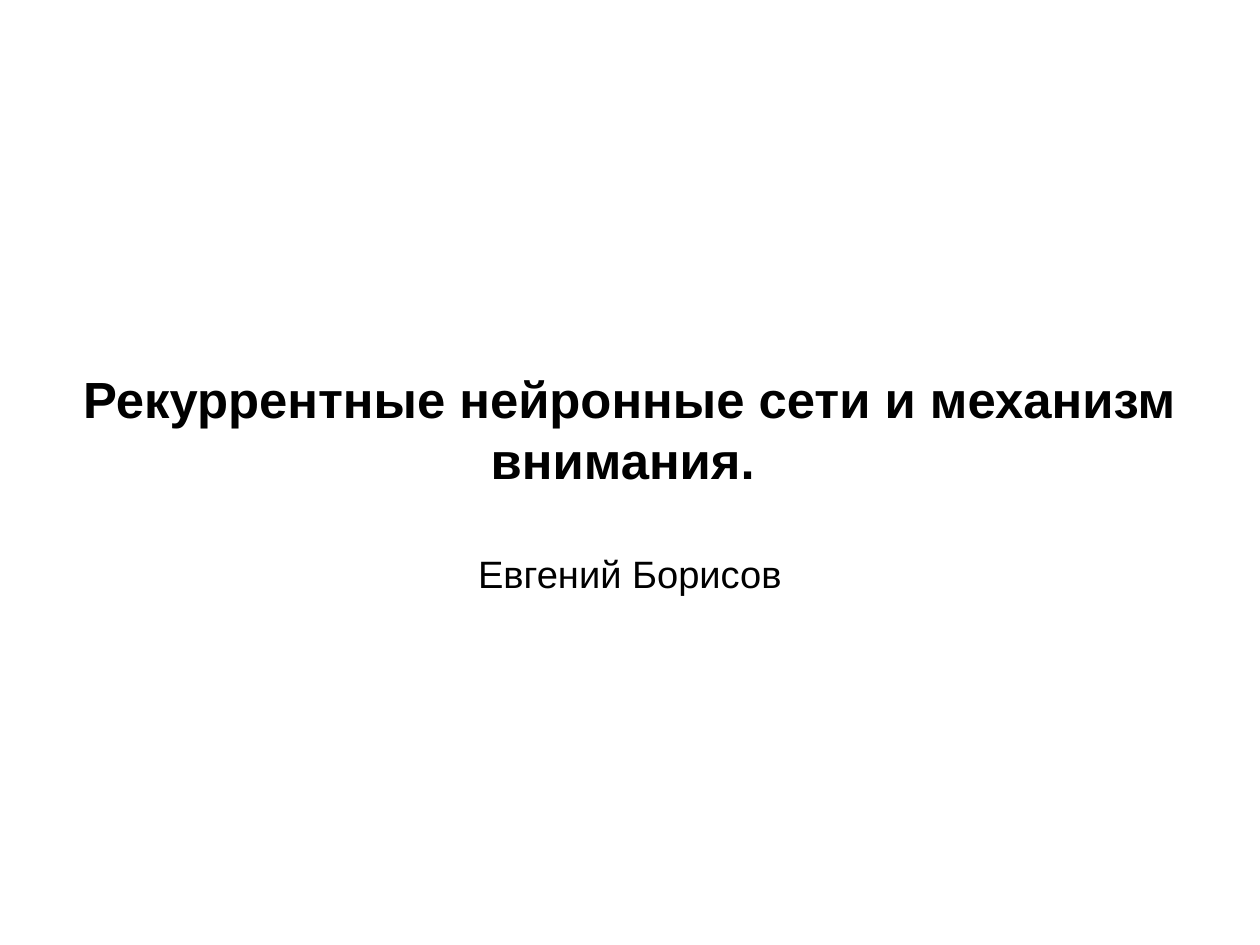
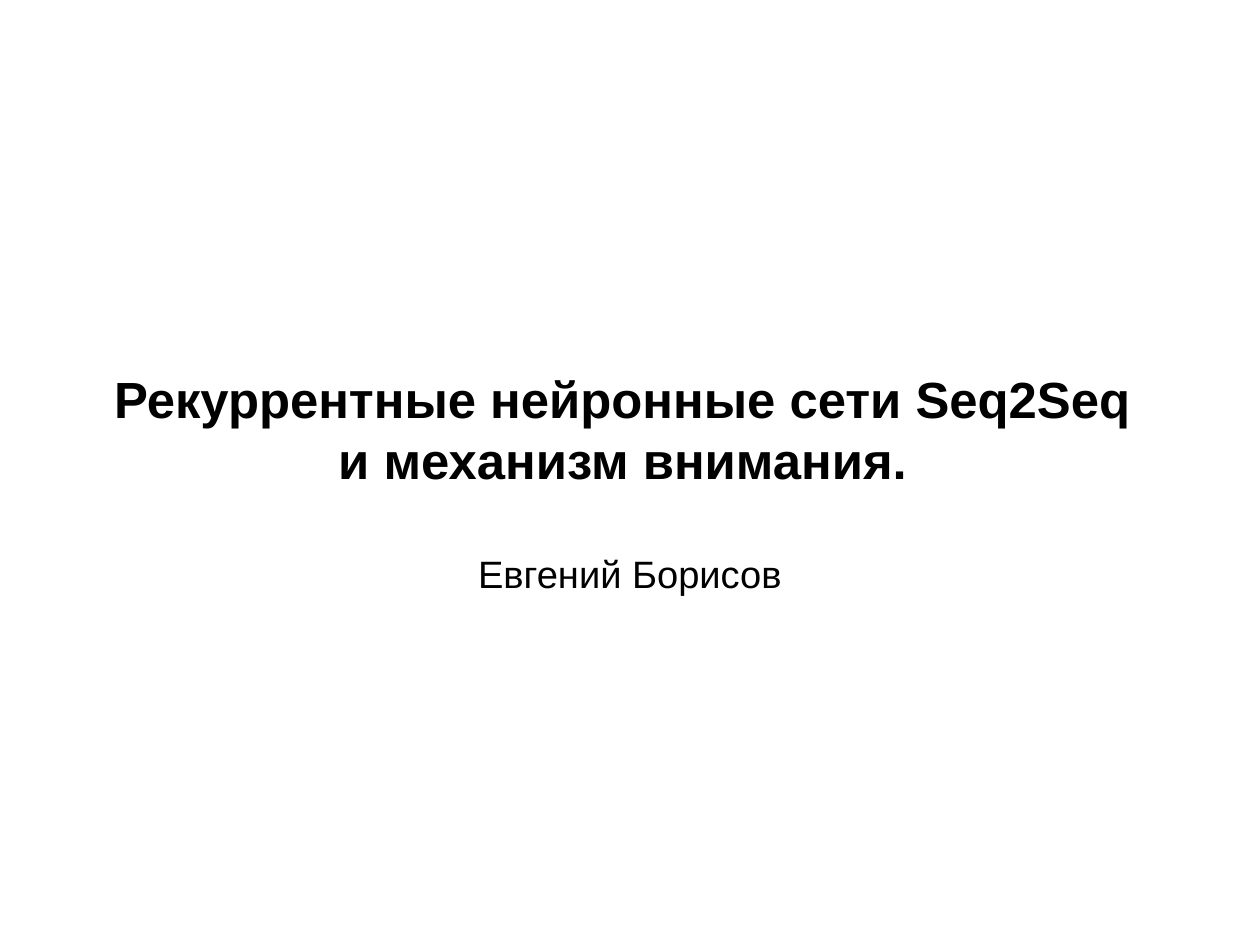
Before and after one commit to mechanoid5/ml_nlp_2022, a slide deck: slide 1 of 07-seq2seq-attention.odp. Drawn at 1260x945 pixels with LibreOffice and Linux fonts; fonts in the diff are those of the drawing; background and template pictures are left out. Boxes give left, top, right and bottom in pixels: in the first picture for what was removed or moved away, otherwise in the second. Text is boxed around its words. In the diff, an @@ line names an element or a change of style, - is before the commit and + after.

```diff
--- a/07-seq2seq-attention.odp
+++ b/07-seq2seq-attention.odp
@@ subtitle at (114,380,1131,480): text changed @@
-Рекуррентные нейронные сети и механизм внимания.
+Рекуррентные нейронные сети Seq2Seq
+и механизм внимания.
```
Also in this commit, not shown: 1 other slide changed, 13 slides added, 3 other files.
